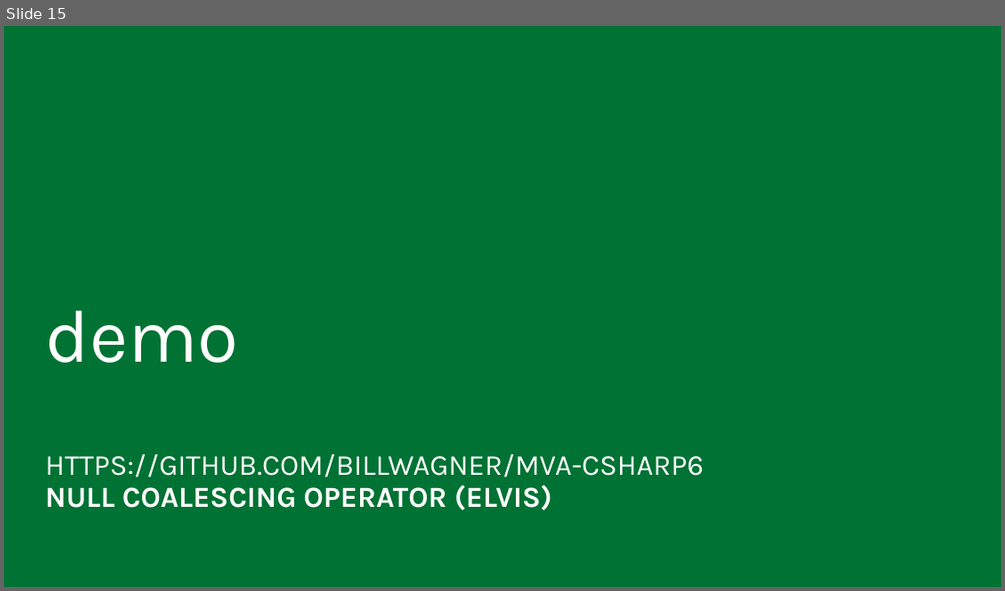
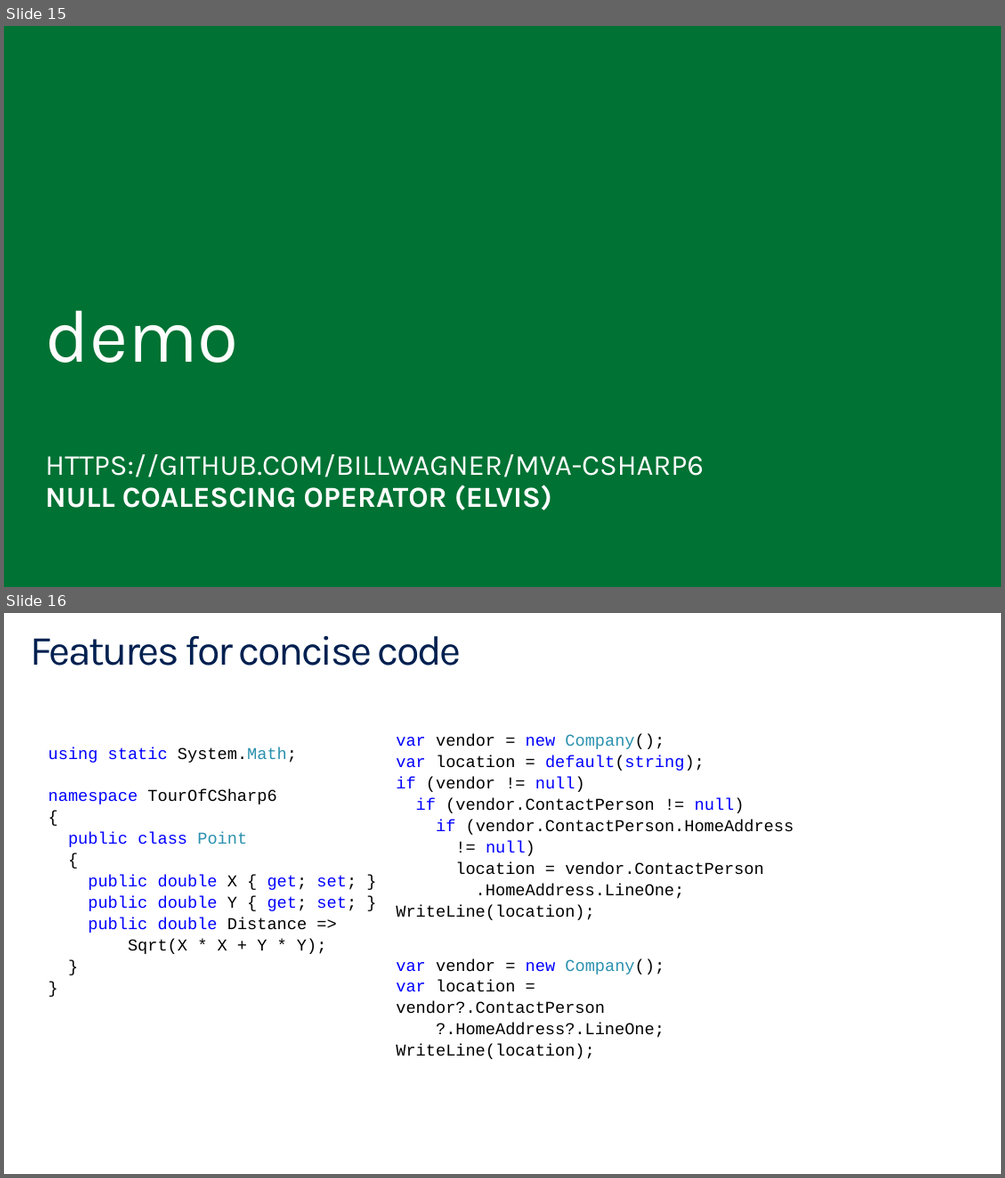
Before and after one commit to BillWagner/MVA-CSharp6, a slide deck: Slides/MVA-What'sNewC#6-Module1.pptx. Shown one above the other, each under a label of ours: slide 15 before the commit, slides 15 and 16 after it. The pictures are 1005x591 and 1005x1178 pixels, drawn with LibreOffice and Linux fonts; fonts in the diff are those of the drawing. Boxes give left, top, right and bottom in pixels: in the first picture for what was removed or moved away, otherwise in the second. Text is boxed around its words. In the diff, an @@ line names an element or a change of style, - is before the commit and + after.

Commit message:
Add a summary slide
That way we can discuss the language features at the end of each module.

```diff
--- a/Slides/MVA-What'sNewC#6-Module1.pptx
+++ b/Slides/MVA-What'sNewC#6-Module1.pptx
@@ slide 16 added at (4, 613, 1001, 1174), background #FFFFFF @@
@@ title added at (31, 636, 461, 666), 40 pt, text #002050 @@
+Features for concise code
@@ text added at (396, 734, 794, 920), 16 pt, text #000000 @@
+var vendor = new Company();
+var location = default(string);
+if (vendor != null)
+if (vendor.ContactPerson != null)
+if (vendor.ContactPerson.HomeAddress
+!= null)
+location = vendor.ContactPerson
+.HomeAddress.LineOne;
+WriteLine(location);
@@ text added at (48, 747, 356, 954), 16 pt, text #0000FF @@
+using static System.Math;
+namespace TourOfCSharp6
+{
+public class Point
+{
+public double X { get; set; }
+public double Y { get; set; }
+public double Distance =>
+Sqrt(X * X + Y * Y);
+}
+}
@@ text added at (396, 958, 664, 1059), 16 pt, text #000000 @@
+var vendor = new Company();
+var location = vendor?.ContactPerson
+?.HomeAddress?.LineOne;
+WriteLine(location);
```
